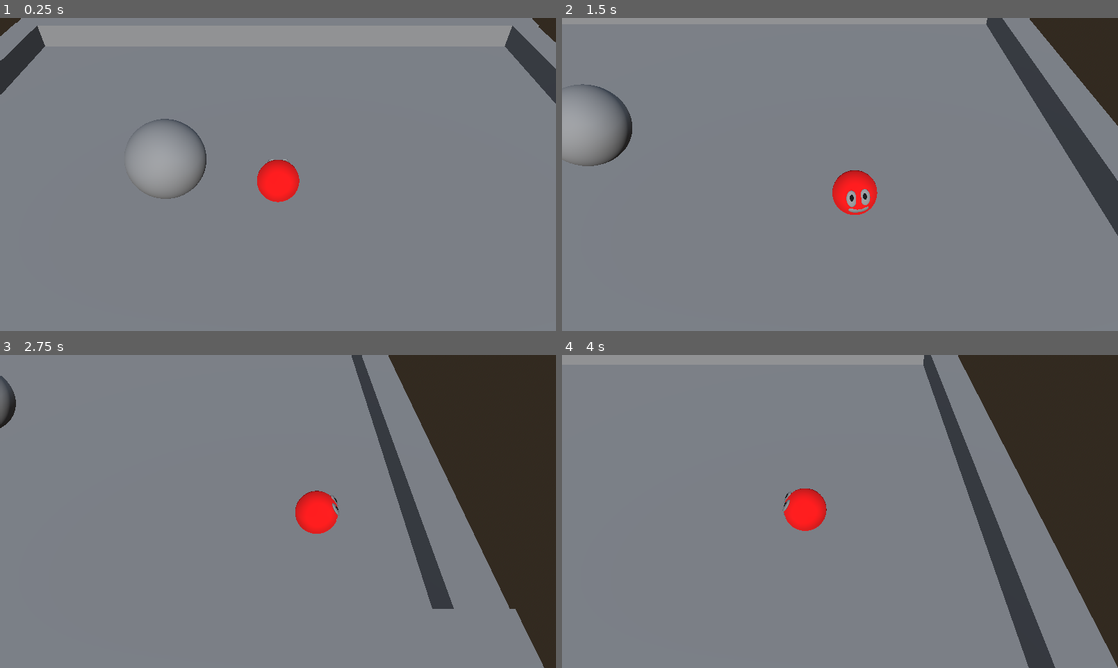
Above: before the commit, frames 1-4 (two rows, left to right).
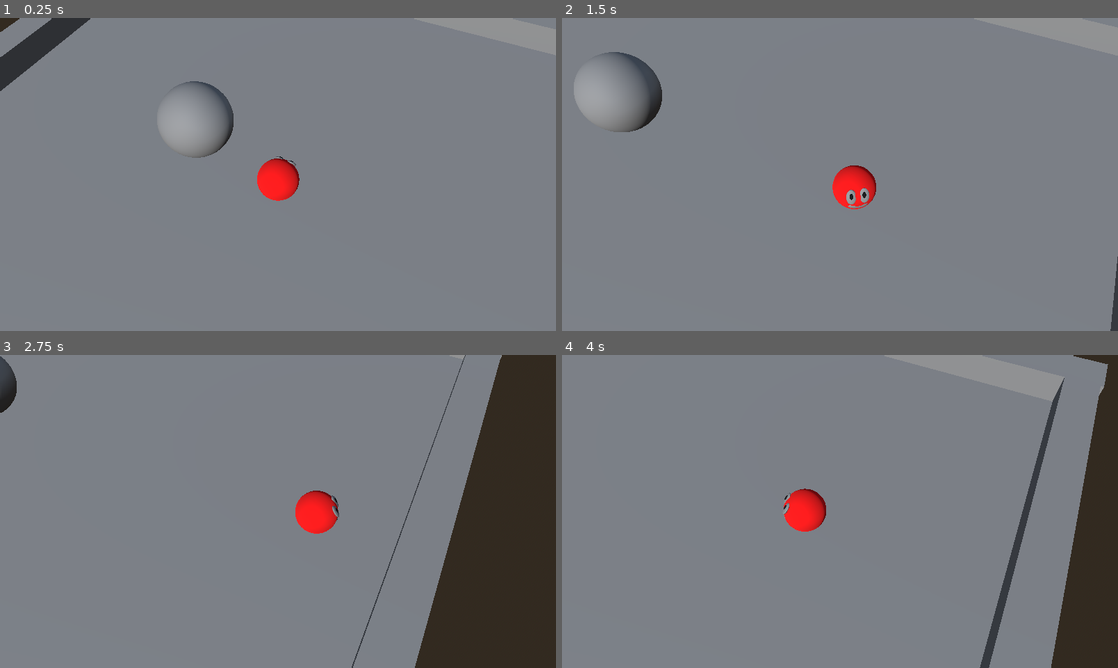
Above: after the commit, the same moments.

Repository: melonboyo/entomo
Game: Godot game, scene res://Scenes/CharacterTesting.tscn
The game is run twice, just before and just after one commit, with the same random seed, the same clock (stepped at 60 frames per second) and the same inputs.
Inputs:
- Up to frame 1 (0.25 s): no input
- Up to frame 2 (1.5 s): hold D (move_right) 0.53-1.28 s; tap E (interact) at 0.6 s; tap Space (move_jump) at 0.77 s; hold S (move_backward) from 1.28 s (still down); tap Q (special_ability) at 1.35 s
- Up to frame 3 (2.75 s): tap Space (move_jump) at 1.52 s; release S (move_backward) at 2.03 s; hold D (move_right) from 2.03 s (still down); tap E (interact) at 2.1 s
- Up to frame 4 (4 s): release D (move_right) at 2.78 s; hold W (move_forward) 2.78-3.53 s; tap Q (special_ability) at 2.85 s; tap Space (move_jump) at 3.02, 3.77 s; hold A (move_left) from 3.53 s (still down); tap E (interact) at 3.6 s

The runs differ from the first frame. In frame 1, 4.4% of the frame differs, in the area x 0-100%, y 0-59%; in frame 2, 9.2%; in frame 3, 14%; in frame 4, 15%, in the area x 39-100%, y 0-100%.

Commit message:
Fix camera to use global basis Change camera angle

Diff:
--- a/GameStateManager/GameStateManager.gd
+++ b/GameStateManager/GameStateManager.gd
@@ -23,7 +23,7 @@
 	# Handle moving
 	currentPossessedCreature.handleMove(
 		Input.get_vector("move_left", "move_right", "move_forward", "move_backward"),
-		camera.basis,
+		camera.global_basis,
 		delta
 	)
 
--- a/Scenes/CharacterTesting.tscn
+++ b/Scenes/CharacterTesting.tscn
@@ -105,7 +105,7 @@
 focus = NodePath("../Parasite")
 
 [node name="RotationRoot" type="Node3D" parent="CameraRoot"]
-transform = Transform3D(1, 0, 0, 0, 0.74444, 0.66769, 0, -0.66769, 0.74444, 0, 0, 0)
+transform = Transform3D(0.904336, -0.343351, 0.253548, 0, 0.594037, 0.804438, -0.426821, -0.727482, 0.537209, 0, 0, 0)
 
 [node name="Camera3D" type="Camera3D" parent="CameraRoot/RotationRoot"]
 transform = Transform3D(1, 0, 0, 0, 1, 0, 0, 0, 1, 0, 0, 10)
